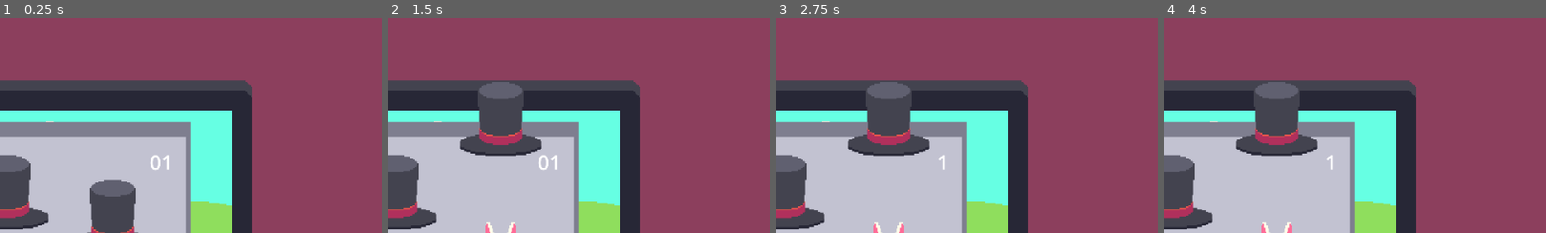
Above: before the commit, frames 1-4 (left to right).
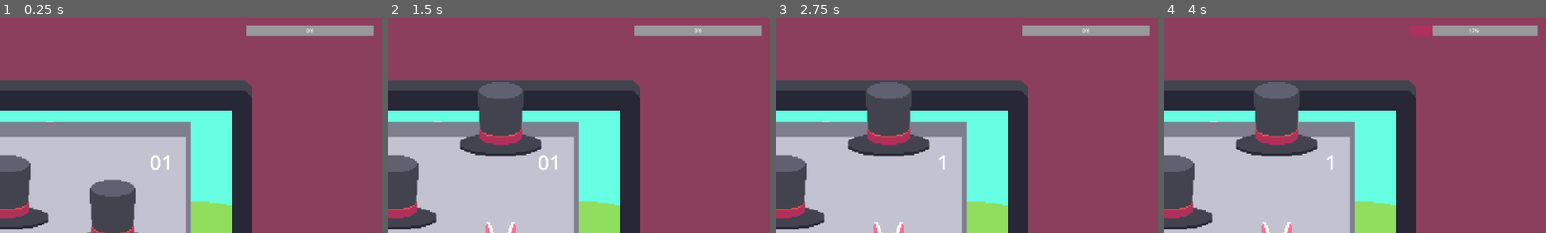
Above: after the commit, the same moments.

Repository: vazor222/MakersMartGameInADay2026PlayDontWork
Game: Godot game, scene res://magic.tscn
Same seed, same stepped clock (60 frames per second), same inputs: the game is played once before the commit and once after it.
Inputs (mouse positions are % of the whole screen's width and height, from its top left):
- Up to frame 1 (0.25 s): no input
- Up to frame 2 (1.5 s): move the mouse to (53, 84) at 0.52 s; click (53, 84) at 0.6 s; tap Enter at 1.25 s; move the mouse to (47, 84) at 1.27 s; click (47, 84) at 1.35 s
- Up to frame 3 (2.75 s): tap Space at 2 s; move the mouse to (36, 55) at 2.02 s; click (36, 55) at 2.1 s
- Up to frame 4 (4 s): move the mouse to (50, 43) at 2.77 s; click (50, 43) at 2.85 s; move the mouse to (64, 55) at 3.52 s; click (64, 55) at 3.6 s
The pictures show only the part of the screen within x 49-99%, y 3-53%; the shares and areas given below are measured in that part.

The runs differ from the first frame. In frame 1, 1.6% of the frame differs, in the area x 64-98%, y 3-9%; in frame 2, 1.6%; in frame 3, 1.6%; in frame 4, 1.6%.

Commit message:
added boss suspicion meter.

Diff:
--- a/MagicMiniGamePrototype/magic.tscn
+++ b/MagicMiniGamePrototype/magic.tscn
@@ -56,16 +56,24 @@
 [sub_resource type="RectangleShape2D" id="RectangleShape2D_nchso"]
 size = Vector2(200, 80)
 
+[sub_resource type="StyleBoxFlat" id="StyleBoxFlat_g27sj"]
+
+[sub_resource type="StyleBoxFlat" id="StyleBoxFlat_7odgd"]
+bg_color = Color(0.690196, 0.188235, 0.360784, 1)
+
 [node name="MagicOffice" type="Node2D" groups=["magic_office"]]
 script = ExtResource("1_aoxwu")
 
-[node name="BossSPrite" type="Sprite2D" parent="."]
-position = Vector2(2520, 2.08165e-12)
+[node name="BossSprite" type="Sprite2D" parent="."]
+position = Vector2(2800, 2.08165e-12)
 scale = Vector2(4, 4)
 texture = ExtResource("1_00k01")
 flip_h = true
 
-[node name="AnimationPlayer" type="AnimationPlayer" parent="BossSPrite"]
+[node name="VisibleOnScreenNotifier2D" type="VisibleOnScreenNotifier2D" parent="BossSprite"]
+scale = Vector2(0.25, 0.25)
+
+[node name="AnimationPlayer" type="AnimationPlayer" parent="BossSprite"]
 libraries = {
 "": SubResource("AnimationLibrary_u46no")
 }
@@ -219,3 +227,15 @@
 position = Vector2(0, 200)
 scale = Vector2(4, 4)
 texture = ExtResource("8_s3f75")
+
+[node name="ProgressBar" type="ProgressBar" parent="."]
+offset_left = 750.0
+offset_top = -613.0
+offset_right = 1150.0
+offset_bottom = -581.0
+theme_override_styles/background = SubResource("StyleBoxFlat_g27sj")
+theme_override_styles/fill = SubResource("StyleBoxFlat_7odgd")
+value = 50.0
+
+[connection signal="screen_entered" from="BossSprite/VisibleOnScreenNotifier2D" to="." method="_on_visible_on_screen_notifier_2d_screen_entered"]
+[connection signal="screen_exited" from="BossSprite/VisibleOnScreenNotifier2D" to="." method="_on_visible_on_screen_notifier_2d_screen_exited"]
--- a/MagicMiniGamePrototype/magicOffice.gd
+++ b/MagicMiniGamePrototype/magicOffice.gd
@@ -3,9 +3,13 @@
 @onready var hat_game = $HatGame
 @onready var worksheet_window = $Node2D/WorksheetWindow
 @onready var score_label = $HatGame/ScoreLabel
+@onready var progress_bar = $ProgressBar
 
 
 var score = 0
+var suspicion = 0
+var boss_on_screen = false
+var playing_game = true
 
 # Called when the node enters the scene tree for the first time.
 func _ready():
@@ -14,15 +18,27 @@
 
 # Called every frame. 'delta' is the elapsed time since the previous frame.
 func _process(delta):
+	if boss_on_screen and playing_game:
+		suspicion += delta * 30
+	else:
+		suspicion -= delta * 10
+	if suspicion < 0:
+		suspicion = 0
+	elif suspicion > 100:
+		suspicion = 100
+		print("you LOOSE")
+	progress_bar.value = suspicion
 	pass
 
 func show_game():
+	playing_game = true
 	hat_game.show()
 	game_window.show()
 
 	worksheet_window.hide()
 
 func show_work():
+	playing_game = false
 	worksheet_window.show()
 
 	game_window.hide()
@@ -31,3 +47,15 @@
 func add_score(amount):
 	score += amount
 	score_label.text = str(score)
+
+
+func _on_visible_on_screen_notifier_2d_screen_entered():
+	boss_on_screen = true
+	print("on screen")
+	pass # Replace with function body.
+
+
+func _on_visible_on_screen_notifier_2d_screen_exited():
+	boss_on_screen = false
+	print("off screen")
+	pass # Replace with function body.
Not shown: 1 places in MagicMiniGamePrototype/magic.tscn that only renumber resources
